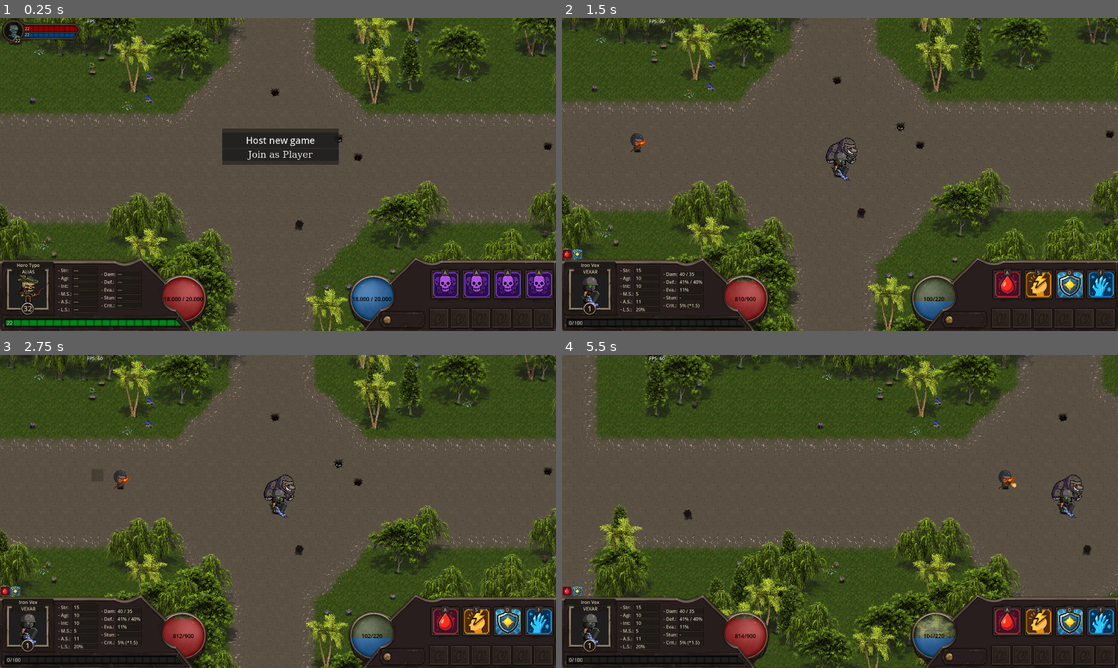
Above: before the commit, frames 1-4 (two rows, left to right).
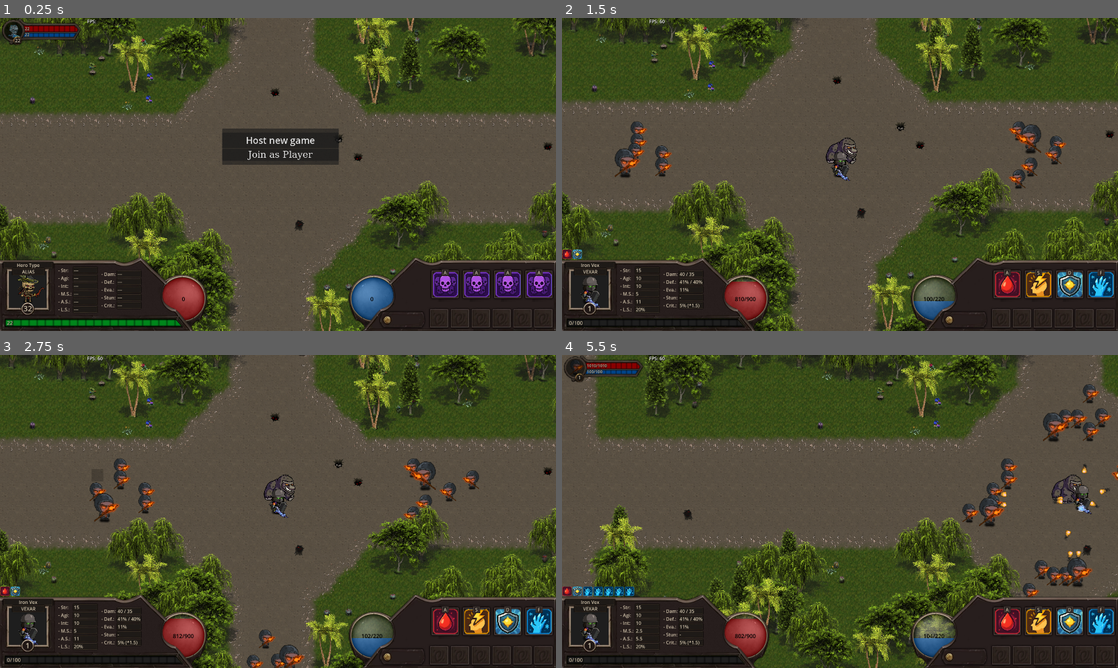
Above: after the commit, the same moments.

Repository: LucasJappert/moomoo-lan-party
Game: Godot game, scene res://scenes/my_main_scene.tscn
Two runs of this game, one before a commit and one after it. Both use one fixed random seed, a clock stepped at 60 frames per second and the inputs below.
Inputs (mouse positions are in pixels of both pictures, inside the frame that each line leads up to):
- Up to frame 1 (0.25 s): no input
- Up to frame 2 (1.5 s): click "Host new game" at 0.5 s; tap Enter at 1.25 s; move the mouse to (840, 168) at 1.27 s; hold Shift from 1.28 s (still down); click (840, 168) at 1.42 s
- Up to frame 3 (2.75 s): move the mouse to (94, 480) at 2.02 s; release Shift at 2.03 s; tap Shift at 2.1 s; click (94, 480) at 2.17 s
- Up to frame 4 (5.5 s): move the mouse to (840, 492) at 2.77 s; hold Shift 2.78-3.53 s; click (840, 492) at 2.92 s; move the mouse to (745, 636) at 3.52 s; tap Shift at 3.6, 5.1 s; click (745, 636) at 3.67 s; move the mouse to (567, 589) at 4.27 s; hold Shift 4.28-5.03 s; click (567, 589) at 4.42 s; move the mouse to (578, 589) at 5.02 s; click (578, 589) at 5.17 s

The runs differ from the first frame. In frame 1, 0.1% of the frame differs, in the area x 29-71%, y 89-91%; in frame 2, 1.3%; in frame 3, 1.8%; in frame 4, 3.6%, in the area x 0-100%, y 0-92%.

Commit message:
Draw effects (auras) of my player

Diff:
--- a/scenes/GUI/gui_scene.tscn
+++ b/scenes/GUI/gui_scene.tscn
@@ -594,7 +594,7 @@
 text = "32"
 horizontal_alignment = 1
 
-[node name="MyEffectsContainer" parent="PanelBL" instance=ExtResource("4_fo7ei")]
+[node name="MyEffectsScene" parent="PanelBL" instance=ExtResource("4_fo7ei")]
 unique_name_in_owner = true
 layout_mode = 0
 offset_left = 1.0
--- a/scripts/GUI/components/gui_effect.gd
+++ b/scripts/GUI/components/gui_effect.gd
@@ -9,6 +9,7 @@
 var _duration: float = 0 # In seconds
 var _elapsed: float = 0
 var _effect: CombatEffect
+var unique
 
 static func get_instance(p_effect: CombatEffect) -> GuiEffect:
 	var gui_effect = SCENE.instantiate()
@@ -17,11 +18,8 @@
 
 func _initialize(p_effect: CombatEffect) -> void:
 	_effect = ObjectHelpers.deep_clone(p_effect) as CombatEffect
-	# _effect = p_effect
 	is_permanent = _effect.is_permanent
 	_duration = _effect._duration
-
-	# seguir armando un metodo get_description para CombatStats y CombatEffect
 
 func _ready():
 	if not GameManager.MY_PLAYER: return
@@ -34,12 +32,16 @@
 		if _effect == null:
 			print("GuiEffect: Effect is null")
 			return
-		GameManager.show_tooltip(_effect.name, _effect.get_description(), 500)
+		GameManager.show_tooltip(_effect.effect_name, _effect.get_description(), 500)
 	)
 	%Area2D.connect("mouse_exited", func(): GameManager.hide_tooltip())
 
 func _process(delta: float):
+	if GameManager.MY_PLAYER == null: return
 	if is_permanent: return
 
 	_elapsed += delta
 	if _elapsed >= _duration: queue_free()
+
+	if GameManager.MY_PLAYER.combat_data.get_effect_by_unique_name(_effect.unique_name_node) == null:
+		queue_free()
--- a/scripts/GUI/components/my_effects.gd
+++ b/scripts/GUI/components/my_effects.gd
@@ -5,11 +5,23 @@
 const MARGIN_LEFT := 4
 
 func _ready() -> void:
-	print("Remove children")
+	clean_effects()
+
+func _process(_delta: float) -> void:
+	if GameManager.MY_PLAYER == null:
+		if get_effects().size() > 0:
+			clean_effects()
+
+func add_effect(effect: CombatEffect) -> void:
+	add_child(GuiEffect.get_instance(effect), true)
+
+func get_effects() -> Array[CombatEffect]:
+	var effects: Array[CombatEffect] = []
+	for gui_effect in get_children():
+		effects.append(gui_effect._effect as CombatEffect)
+	return effects
+
+func clean_effects() -> void:
 	for child in get_children():
 		remove_child(child)
 		child.queue_free()
-
-
-func add_effect(effect: CombatEffect) -> void:
-	add_child(GuiEffect.get_instance(effect), true)
--- a/scripts/GUI/gui_scene.gd
+++ b/scripts/GUI/gui_scene.gd
@@ -5,6 +5,8 @@
 var _ORIGINAL_BALL_SIZE: Vector2
 var _ORIGINAL_BALL_POS_Y: float
 var _ORIGINAL_BALL_RECT_POS_Y: float
+
+var reseted_gui := false
 
 
 # region Panel TOP LEFT
@@ -90,10 +92,18 @@
 	)
 	%ManaBallCircle.connect("mouse_exited", func(): GameManager.hide_tooltip())
 
+func reset_gui() -> void:
+	_hp_label.text = str(0)
+	_mana_label.text = str(0)
+	reseted_gui = true
+
 func _process(_delta: float) -> void:
 	# TODO: we should instance the gui when the game starts (and we can access the player)
 	delta = _delta
-	if not GameManager.MY_PLAYER: return
+	if not GameManager.MY_PLAYER:
+		if not reseted_gui: reset_gui()
+		return
+	if reseted_gui: reseted_gui = false
 
 
 	var fps := int(1.0 / _delta)
@@ -127,7 +137,9 @@
 	_panelTL_avatar.region_rect = region_rect
 
 func add_gui_effect(effect: CombatEffect) -> void:
-	%MyEffectsContainer.add_effect(effect)
+	%MyEffectsScene.add_effect(effect)
+func get_gui_effects() -> Array[CombatEffect]:
+	return %MyEffectsScene.get_effects()
 # endregion SETTERS
 
 # region 	INTERNAL AUXILIARY METHODS
--- a/scripts/controllers/enemies_waves_controller.gd
+++ b/scripts/controllers/enemies_waves_controller.gd
@@ -32,4 +32,3 @@
 			enemy._boss_level = _wave_number if is_boss else 0
 
 			GameManager.add_enemy(enemy)
-			return
--- a/scripts/entity/combat_data/combat_data.gd
+++ b/scripts/entity/combat_data/combat_data.gd
@@ -51,13 +51,12 @@
 	# Should be called only on the server
 	var current_stacks = 0
 	for effect in get_effects():
-		if effect.name == p_effect.name: current_stacks += 1
-
-	if current_stacks >= p_effect.max_stacks:
-		return print("Combat effect ", p_effect.name, " reached max stacks: ", p_effect.max_stacks)
+		if effect.effect_name == p_effect.effect_name: current_stacks += 1
+
+	if current_stacks >= p_effect.max_stacks: return # print("Combat effect ", p_effect.effect_name, " reached max stacks: ", p_effect.max_stacks)
 
 	combat_effect_node.add_child(p_effect, true)
-	GameManager.my_main.gui_scene.add_gui_effect(p_effect)
+	if my_owner.is_my_player(): GameManager.my_main.gui_scene.add_gui_effect(p_effect)
 
 # TODO: Improve this get by creating a dictionary to quickly obtain active effects
 func get_effects() -> Array[CombatEffect]:
@@ -69,7 +68,12 @@
 
 func get_effect(effect_name: String) -> CombatEffect:
 	for effect in get_effects():
-		if effect.name == effect_name: return effect
+		if effect.effect_name == effect_name: return effect
+	return null
+
+func get_effect_by_unique_name(unique_name: String) -> CombatEffect:
+	for effect in get_effects():
+		if effect.unique_name_node == unique_name: return effect
 	return null
 
 # TODO: Review
--- a/scripts/entity/combat_data/combat_effect.gd
+++ b/scripts/entity/combat_data/combat_effect.gd
@@ -2,7 +2,8 @@
 
 extends CombatStats
 
-var max_stacks: int = 10
+var effect_name: String
+var unique_name_node: String
 var is_permanent: bool = false
 @export var _duration: float # In seconds
 var _elapsed: float = 0.0
@@ -40,8 +41,9 @@
 	combat_effect.accumulate_combat_stats(stats)
 	combat_effect._duration = duration
 	combat_effect.is_permanent = p_is_permanent
-	combat_effect.name = p_name
-	combat_effect.max_stacks = 1 if p_is_permanent else 10
+	combat_effect.unique_name_node = StringHelpers.unique_id()
+	combat_effect.effect_name = p_name
+	combat_effect.max_stacks = stats.max_stacks
 	return combat_effect
 
 static func get_permanent_effect(p_name: String, stats: CombatStats = CombatStats.new()) -> CombatEffect:
--- a/scripts/entity/combat_data/combat_stats.gd
+++ b/scripts/entity/combat_data/combat_stats.gd
@@ -32,6 +32,7 @@
 @export var intelligence: int = 0
 
 @export var is_owner_friendly: bool = true
+var max_stacks: int = 1
 
 
 static func get_default_instance() -> CombatStats:
@@ -68,6 +69,7 @@
 	hp_regeneration_points += stats.hp_regeneration_points
 	mana_regeneration_points += stats.mana_regeneration_points
 	is_owner_friendly = stats.is_owner_friendly
+	max_stacks = stats.max_stacks
 
 	agility += stats.agility
 	strength += stats.strength
--- a/scripts/entity/components/damage_popup_pool.gd
+++ b/scripts/entity/components/damage_popup_pool.gd
@@ -13,10 +13,7 @@
 		_pool.append(popup)
 
 static func get_popup():
-	if _pool.is_empty():
-		print("No more popups")
-		return
-		# return DAMAGE_POPUP_SCENE.instantiate()
+	if _pool.is_empty(): return # no more popups
 
 	return _pool.pop_back()
 
--- a/scripts/entity/entity.gd
+++ b/scripts/entity/entity.gd
@@ -65,6 +65,10 @@
 func _post_ready():
 	hud._post_ready(self)
 
+# region 	GETTERs
+func is_my_player() -> bool:
+	return false
+# endregion GETTERs
 
 func set_boss_level(_level: int) -> void:
 	_boss_level = _level
--- a/scripts/entity/player/player.gd
+++ b/scripts/entity/player/player.gd
@@ -26,6 +26,11 @@
 	if player_id == multiplayer.get_unique_id():
 		MyCamera.update_camera_position(global_position)
 		GameManager.set_my_player(self)
+
+# region 	GETTERs
+func is_my_player() -> bool:
+	return player_id == GameManager.MY_PLAYER_ID
+# endregion GETTERs
 
 # region 	SETTERs
 func increment_current_exp(value: int) -> void:
--- a/scripts/helpers/object_helpers.gd
+++ b/scripts/helpers/object_helpers.gd
@@ -18,16 +18,17 @@
 
 	for prop in props:
 		var name = prop.name
-		if name == "script":
-			print("❗Cannot clone the 'script' property")
-			continue
+		if name == "script": continue # ❗Cannot clone the 'script' property
 
 		if prop.has("name") and prop.has("usage"):
 			var usage = prop.usage
 
-			if usage & PROPERTY_USAGE_STORAGE != 0 or usage & PROPERTY_USAGE_SCRIPT_VARIABLE != 0: # We only clone script variables (my properties) and godot properties like name
+			# print("Cloning property: ", name, " usage: ", usage)
+			var is_storage: bool = (usage & PROPERTY_USAGE_STORAGE) != 0
+			var is_script_var: bool = (usage & PROPERTY_USAGE_SCRIPT_VARIABLE) != 0
+			var is_explicit: bool = name == "name"
+			if is_storage or is_script_var or is_explicit:
 				if name != "script" and target.has_method("set"):
-					# print("Cloning property: ", name, " usage: ", usage)
 					var value = source.get(name)
 					target.set(name, _clone_value(value))
 
--- a/scripts/helpers/string_helpers.gd
+++ b/scripts/helpers/string_helpers.gd
@@ -11,3 +11,9 @@
 	var percent := value * 100.0
 	if percent == int(percent): return "%d%%" % int(percent)
 	return "%.1f%%" % percent
+
+static func unique_id() -> String:
+	var timestamp := Time.get_unix_time_from_system()
+	var microsec := Time.get_ticks_usec() % 1000000
+	var random_part := randi() % 100000
+	return "%d-%d-%05d" % [timestamp, microsec, random_part]
--- a/scripts/models/skill.gd
+++ b/scripts/models/skill.gd
@@ -66,14 +66,16 @@
 	_SKILLS[skill_name].magic_defense_percent = 0.3
 	_SKILLS[skill_name].physical_defense_percent = 0.3
 	_SKILLS[skill_name].apply_to_owner = true
+	_SKILLS[skill_name].max_stacks = 1
 	aux_text = StringHelpers.format_percent(_SKILLS[skill_name].magic_defense_percent)
 	_SKILLS[skill_name].description = "Reduces magic and physical defense by " + aux_text
 
 	skill_name = Names.BLESSING_OF_POWER
 	_SKILLS[skill_name] = Skill.new(skill_name, Skill.Type.PASSIVE)
 	_SKILLS[skill_name].region_rect = Rect2(1 * frame_size + _ATLAS_START_POS.x, _ATLAS_START_POS.y, frame_size, frame_size)
-	_SKILLS[skill_name].physical_attack_power_percent = 0.5
+	_SKILLS[skill_name].physical_attack_power_percent = 0.25
 	_SKILLS[skill_name].apply_to_owner = true
+	_SKILLS[skill_name].max_stacks = 1
 	aux_text = StringHelpers.format_percent(_SKILLS[skill_name].physical_attack_power_percent)
 	_SKILLS[skill_name].description = "Increases physical attack power by " + aux_text
 
@@ -89,6 +91,7 @@
 	_SKILLS[skill_name].move_speed_percent = -0.1
 	_SKILLS[skill_name].freeze_duration = 4
 	_SKILLS[skill_name].apply_to_owner = false
+	_SKILLS[skill_name].max_stacks = 5
 	aux_text = StringHelpers.format_percent(_SKILLS[skill_name].attack_speed_percent)
 	aux_text1 = StringHelpers.format_float(_SKILLS[skill_name].freeze_duration)
 	_SKILLS[skill_name].description = "The attacker's icy touch partially freezes the target, reducing their movement and attack speed by " + aux_text + " for " + aux_text1 + " seconds."
@@ -99,6 +102,7 @@
 	_SKILLS[skill_name].stun_duration = 2
 	_SKILLS[skill_name].stun_chance = 0.25
 	_SKILLS[skill_name].apply_to_owner = false
+	_SKILLS[skill_name].max_stacks = 1
 	aux_text = StringHelpers.format_percent(_SKILLS[skill_name].stun_chance)
 	aux_text1 = StringHelpers.format_float(_SKILLS[skill_name].stun_duration)
 	_SKILLS[skill_name].description = "Has a " + aux_text + " chance to stun the target for " + aux_text1 + " seconds."
